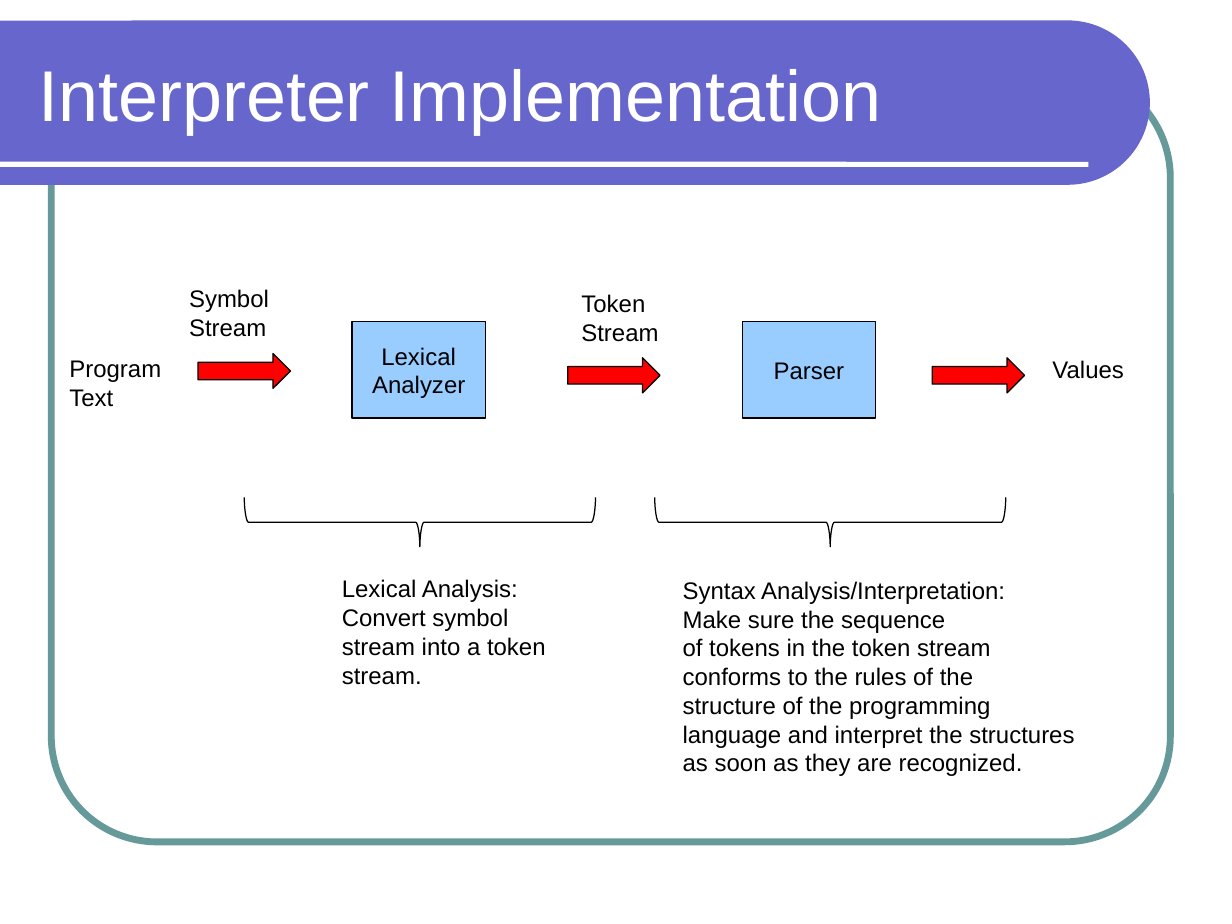
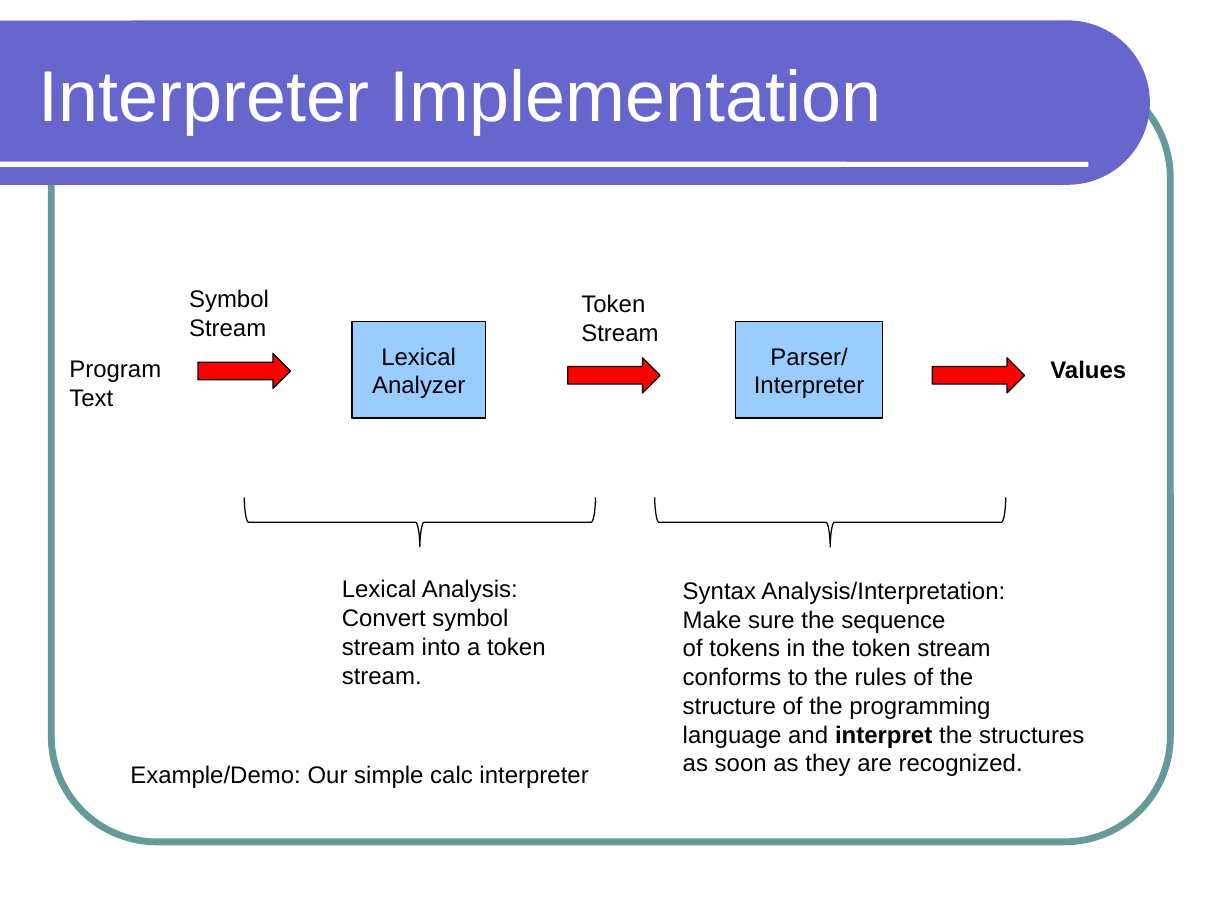
Before and after one commit to lutzhamel/CSC301, a slide deck: slide 6 of notes/csc301-ln012.ppt (slide 9 before the commit). Drawn at 1232x924 pixels with LibreOffice and Linux fonts; fonts in the diff are those of the drawing. Boxes give left, top, right and bottom in pixels: in the first picture for what was removed or moved away, otherwise in the second. Text is boxed around its words. In the diff, an @@ line names an element or a change of style, - is before the commit and + after.

```diff
--- a/notes/csc301-ln012.ppt
+++ b/notes/csc301-ln012.ppt
@@ rectangle "Parser/": place and size @@
-rectangle "Parser/" at [742, 322, 875, 418]
+rectangle "Parser/" at [736, 322, 883, 418]
@@ text in rectangle at [754, 347, 865, 398]: text changed @@
-Parser
+Parser/
+Interpreter
@@ text "Values" at [1050, 360, 1126, 379]: bold on @@
@@ text at [683, 610, 1084, 776]: bold on in "interpret" @@
@@ text added at [130, 765, 588, 788], 14 pt, text #000000 @@
+Example/Demo: Our simple calc interpreter
```
Also in this commit, not shown: 14 other slides changed, 3 slides added, 1 slide removed, 7 other files.
